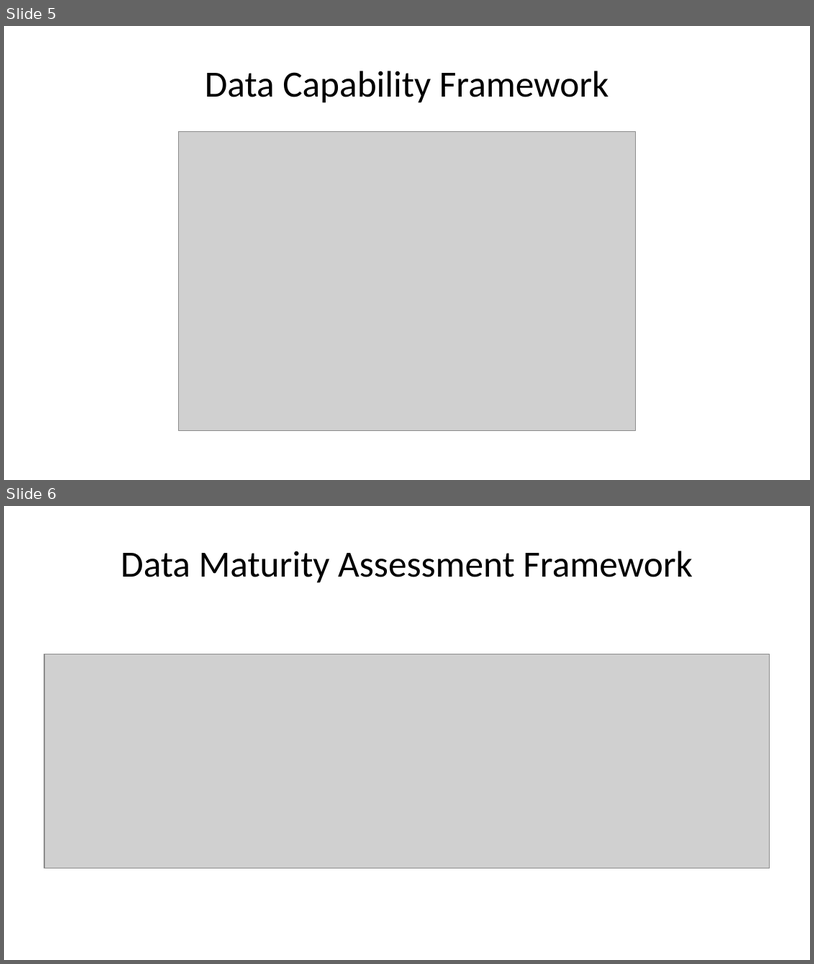
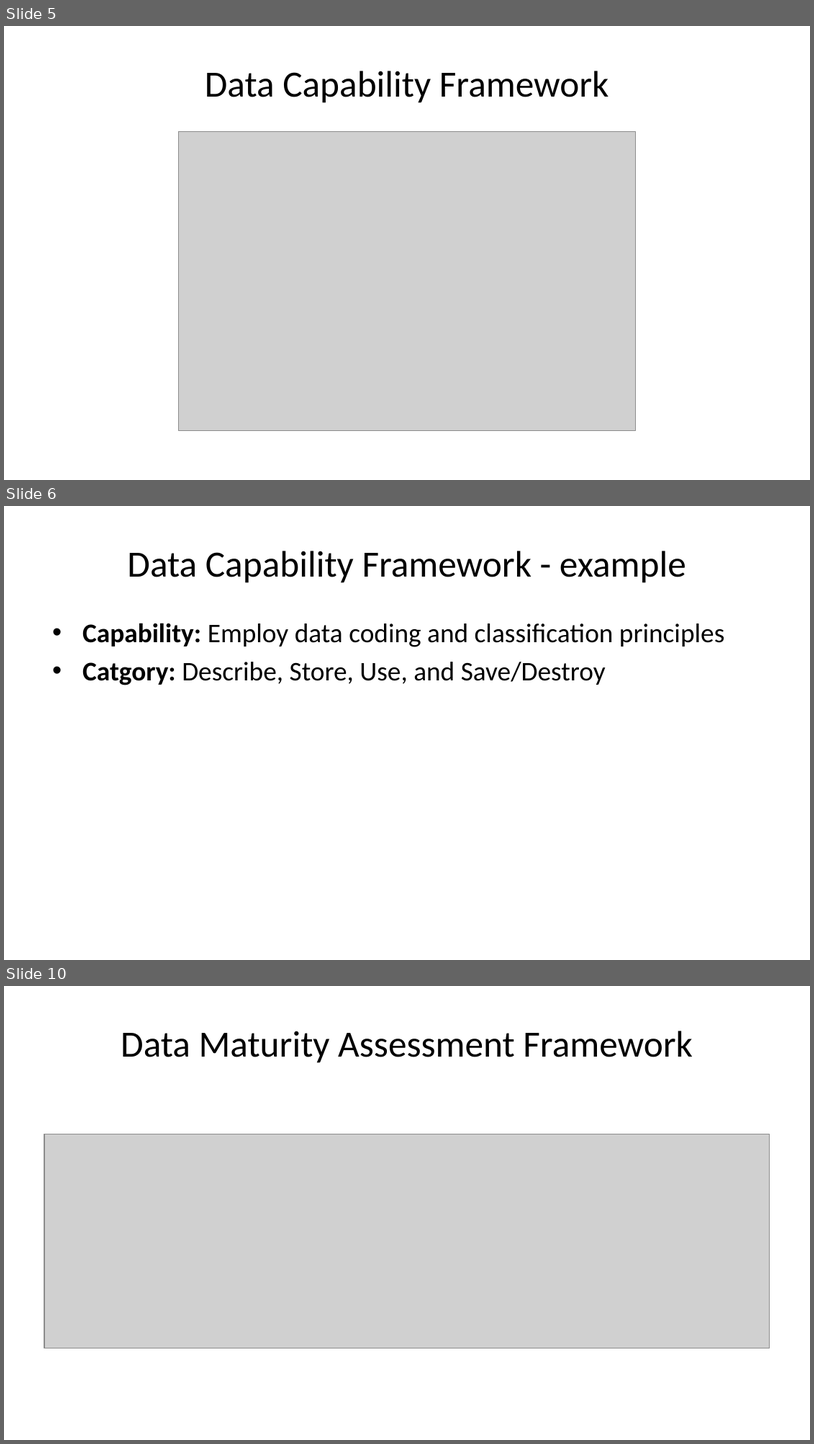
Before and after one commit to tamanh-oxford/capacity-development, a slide deck: data-frameworks/11-best-practice-capacity-building.pptx. Shown one above the other, each under a label of ours: slides 5 and 6 before the commit, slides 5, 6 and 10 after it; the slides between them are not shown. The pictures are 814x964 and 814x1444 pixels, drawn with LibreOffice and Linux fonts; fonts in the diff are those of the drawing; grey boxes stand for pictures. Boxes give left, top, right and bottom in pixels: in the first picture for what was removed or moved away, otherwise in the second. Text is boxed around its words. In the diff, an @@ line names an element or a change of style, - is before the commit and + after.

```diff
--- a/data-frameworks/11-best-practice-capacity-building.pptx
+++ b/data-frameworks/11-best-practice-capacity-building.pptx
@@ slide 6 added at (x1=4, y1=506, x2=810, y2=960), background #FFFFFF @@
@@ title added at (x1=127, y1=551, x2=687, y2=583), 33 pt, text #000000 @@
+Data Capability Framework - example
@@ text added at (x1=82, y1=623, x2=725, y2=685), 24 pt, text #000000 @@
+• Capability: Employ data coding and classification principles
+• Catgory: Describe, Store, Use, and Save/Destroy
@@ what was slide 6 is now slide 10 @@
```
Also in this commit, not shown: 1 slide changed, 7 other slides added, 35 other files.
